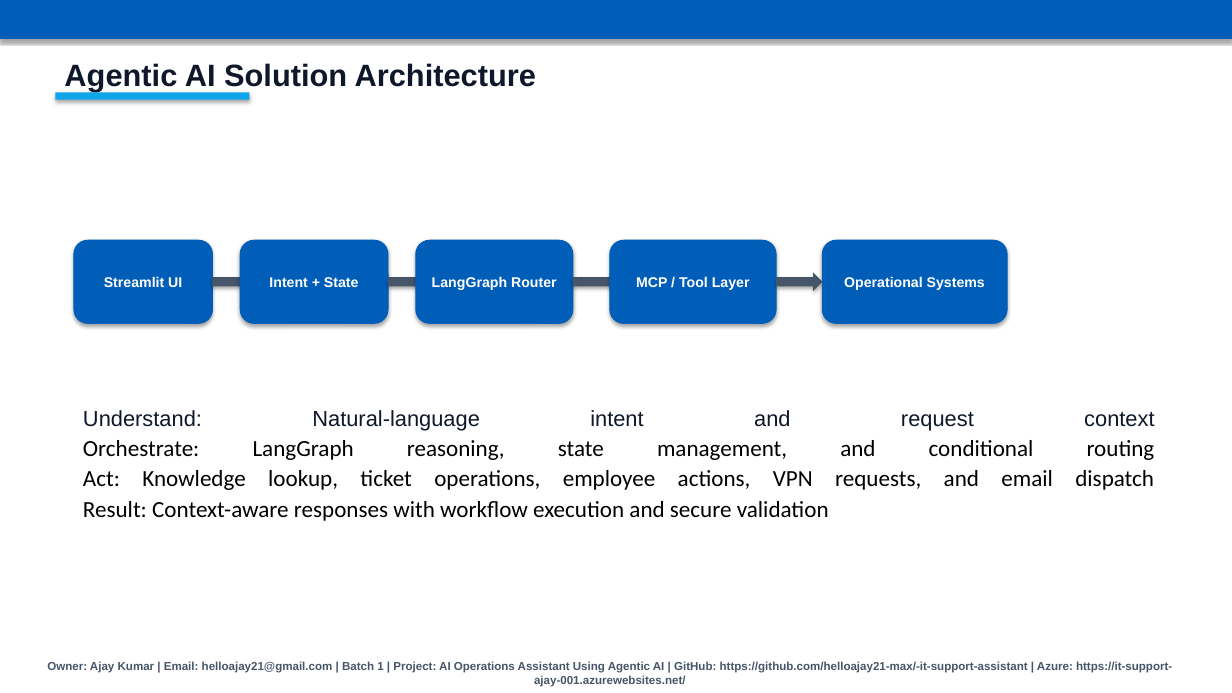
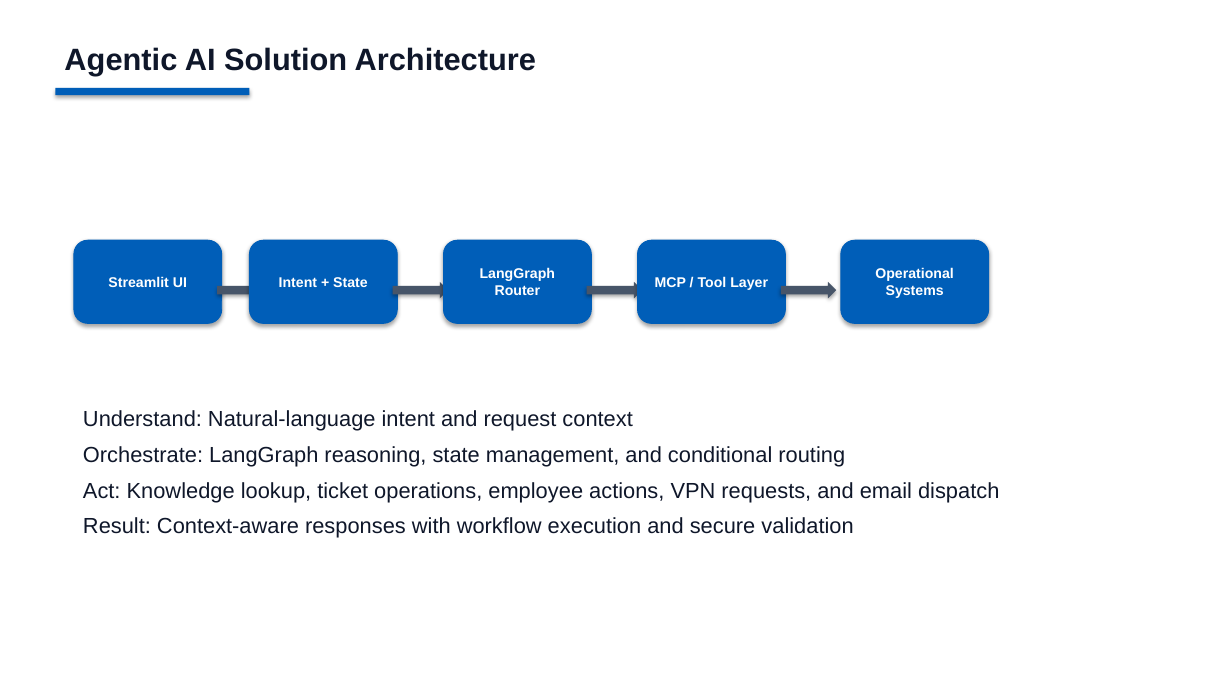
Before and after one commit to helloajay21-max/-it-support-assistant, a slide deck: slide 3 of AI_Operations_Assistant_Presentation.pptx. Drawn at 1232x693 pixels with LibreOffice and Linux fonts; fonts in the diff are those of the drawing. Boxes give left, top, right and bottom in pixels: in the first picture for what was removed or moved away, otherwise in the second. Text is boxed around its words. In the diff, an @@ line names an element or a change of style, - is before the commit and + after.

```diff
--- a/AI_Operations_Assistant_Presentation.pptx
+++ b/AI_Operations_Assistant_Presentation.pptx
@@ rectangle removed at (0, 0, 1232, 39) @@
@@ text "Agentic AI Solution Architecture": place and size @@
-text "Agentic AI Solution Architecture" at (64, 63, 536, 91)
+text "Agentic AI Solution Architecture" at (64, 47, 536, 76)
@@ rectangle: place and size @@
-rectangle at (55, 92, 250, 100)
+rectangle at (55, 88, 250, 95)
@@ rectangle at (55, 88, 250, 95): fill #0EA5E9 to #005EB8 @@
@@ rounded rectangle "Streamlit UI": place and size @@
-rounded rectangle "Streamlit UI" at (74, 240, 213, 323)
+rounded rectangle "Streamlit UI" at (74, 240, 222, 323)
@@ rounded rectangle "Intent + State": place and size @@
-rounded rectangle "Intent + State" at (240, 240, 388, 323)
+rounded rectangle "Intent + State" at (250, 240, 397, 323)
@@ rounded rectangle "LangGraph Router": place and size @@
-rounded rectangle "LangGraph Router" at (416, 240, 573, 323)
+rounded rectangle "LangGraph Router" at (444, 240, 592, 323)
@@ rounded rectangle "MCP / Tool Layer": place and size @@
-rounded rectangle "MCP / Tool Layer" at (610, 240, 776, 323)
+rounded rectangle "MCP / Tool Layer" at (638, 240, 786, 323)
@@ rounded rectangle "Operational Systems": place and size @@
-rounded rectangle "Operational Systems" at (823, 240, 1007, 323)
+rounded rectangle "Operational Systems" at (841, 240, 989, 323)
@@ right arrow: place and size @@
-right arrow at (213, 273, 259, 291)
+right arrow at (217, 282, 273, 299)
@@ right arrow: place and size @@
-right arrow at (388, 273, 434, 291)
+right arrow at (393, 282, 448, 299)
@@ right arrow: place and size @@
-right arrow at (573, 273, 619, 291)
+right arrow at (587, 282, 642, 299)
@@ right arrow: place and size @@
-right arrow at (776, 273, 823, 291)
+right arrow at (781, 282, 836, 299)
@@ text at (83, 410, 999, 538): text changed; size 18 to 17 pt; font Calibri to Arial; text colour #000000 to #0F172A @@
-Understand: Natural-language intent and request context
-Orchestrate: LangGraph reasoning, state management, and conditional routing
-Act: Knowledge lookup, ticket operations, employee actions, VPN requests, and email dispatch
-Result: Context-aware responses with workflow execution and secure validation
+Understand: Natural-language intent and request context
+Orchestrate: LangGraph reasoning, state management, and conditional routing
+Act: Knowledge lookup, ticket operations, employee actions, VPN requests, and email dispatch
+Result: Context-aware responses with workflow execution and secure validation
@@ text removed at (47, 661, 1172, 687) @@
-Owner: Ajay Kumar | Email: helloajay21@gmail.com | Batch 1 | Project: AI Operations Assistant Using Agentic AI | GitHub: https://github.com/helloajay21-max/-it-support-assistant | Azure: https://it-support-ajay-001.azurewebsites.net/
```
Also in this commit, not shown: 6 other slides changed.
